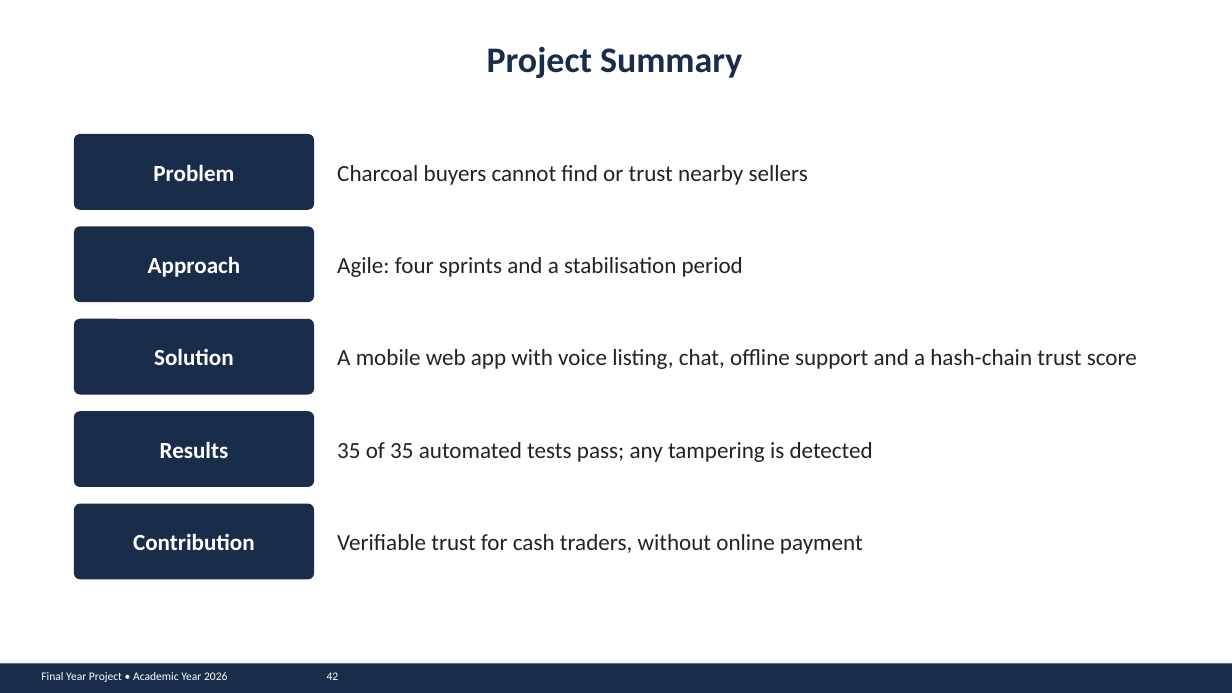
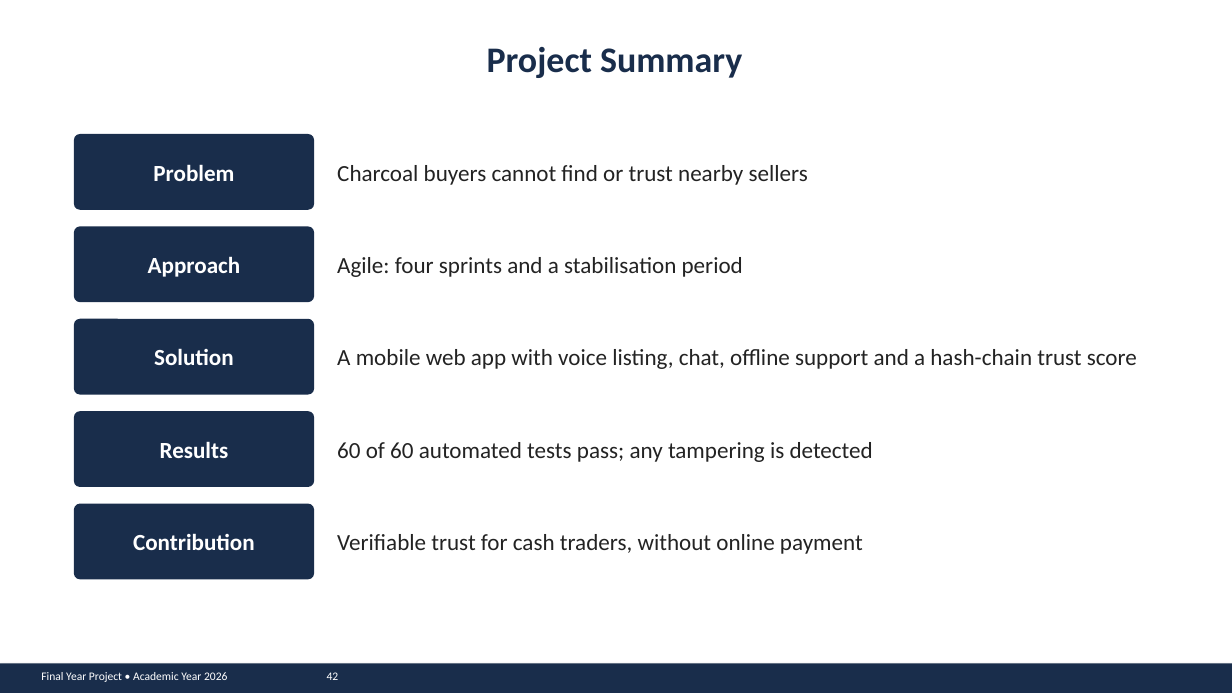
Before and after one commit to john-chola/ZamMarket, a slide deck: slide 42 of docs/presentation/ZamMarket_Presentation.pptx. Drawn at 1232x693 pixels with LibreOffice and Linux fonts; fonts in the diff are those of the drawing. Boxes give left, top, right and bottom in pixels: in the first picture for what was removed or moved away, otherwise in the second. Text is boxed around its words. In the diff, an @@ line names an element or a change of style, - is before the commit and + after.

```diff
--- a/docs/presentation/ZamMarket_Presentation.pptx
+++ b/docs/presentation/ZamMarket_Presentation.pptx
@@ text at (337,442,873,462): text changed @@
-35 of 35 automated tests pass; any tampering is detected
+60 of 60 automated tests pass; any tampering is detected
```
Also in this commit, not shown: 11 other slides changed, 1 other file.
